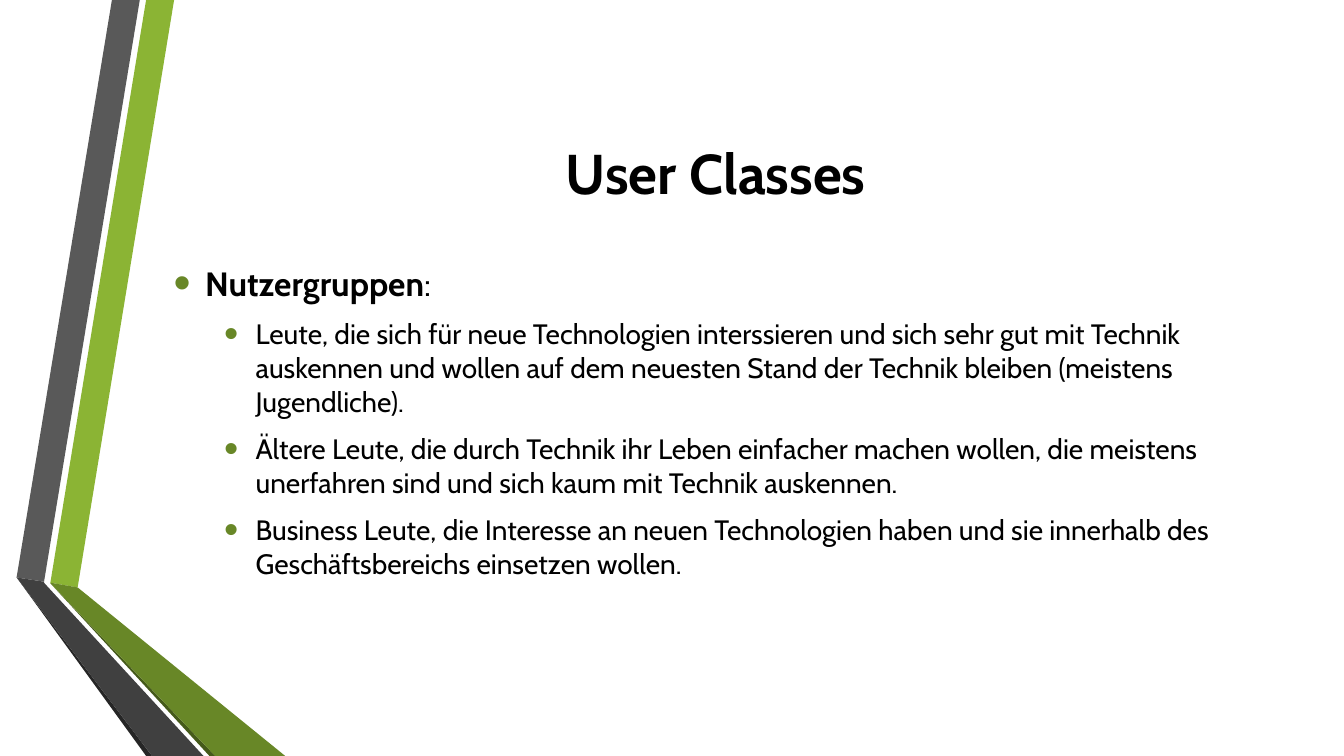
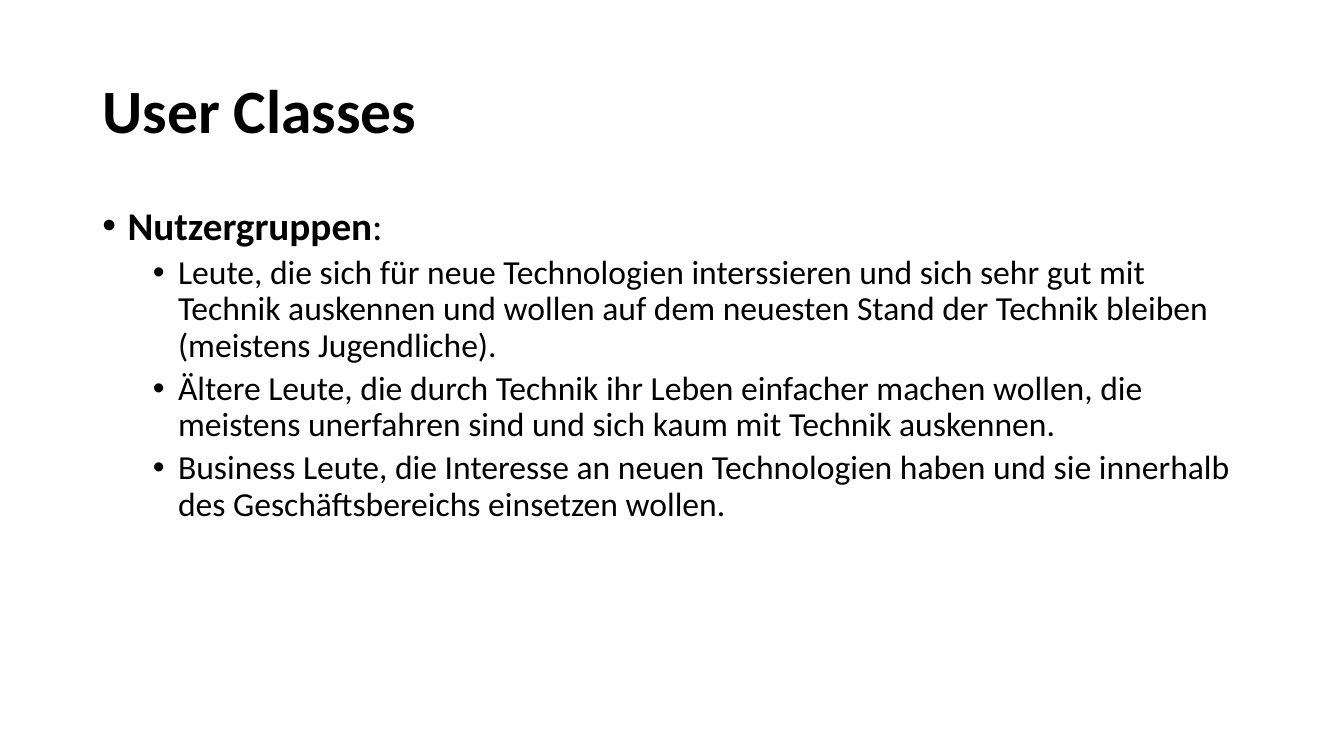
Before and after one commit to jonaswolf/IoTPflanze, a slide deck: slide 1 of 60_RequirementsEngineering/Personas.pptx. Drawn at 1344x756 pixels with LibreOffice and Linux fonts; fonts in the diff are those of the drawing; background and template pictures are left out. Boxes give left, top, right and bottom in pixels: in the first picture for what was removed or moved away, otherwise in the second. Text is boxed around its words. In the diff, an @@ line names an element or a change of style, - is before the commit and + after.

```diff
--- a/60_RequirementsEngineering/Personas.pptx
+++ b/60_RequirementsEngineering/Personas.pptx
@@ title "User Classes": place and size @@
-title "User Classes" at bbox=[566, 152, 865, 195]
+title "User Classes" at bbox=[102, 89, 417, 134]
@@ title "User Classes" at bbox=[102, 89, 417, 134]: size 40 to 44 pt, font Cabin to Calibri; alignment centre to left; line spacing 1 to 0.9 @@
@@ text "Nutzergruppen:": place and size @@
-text "Nutzergruppen:" at bbox=[205, 272, 1209, 575]
+text "Nutzergruppen:" at bbox=[128, 214, 1229, 517]
@@ text "Nutzergruppen:" at bbox=[128, 214, 1229, 517]: size 24 to 28 pt in "Nutzergruppen:"; font Cabin to Calibri, size 20 to 24 pt; indent changed; line spacing 1 to 0.9; less space between paragraphs; vertical alignment middle to top @@
@@ group removed at bbox=[16, 0, 285, 756]: 6 freeform shapes @@
```
Also in this commit, not shown: 4 other slides changed, 27 other files.
